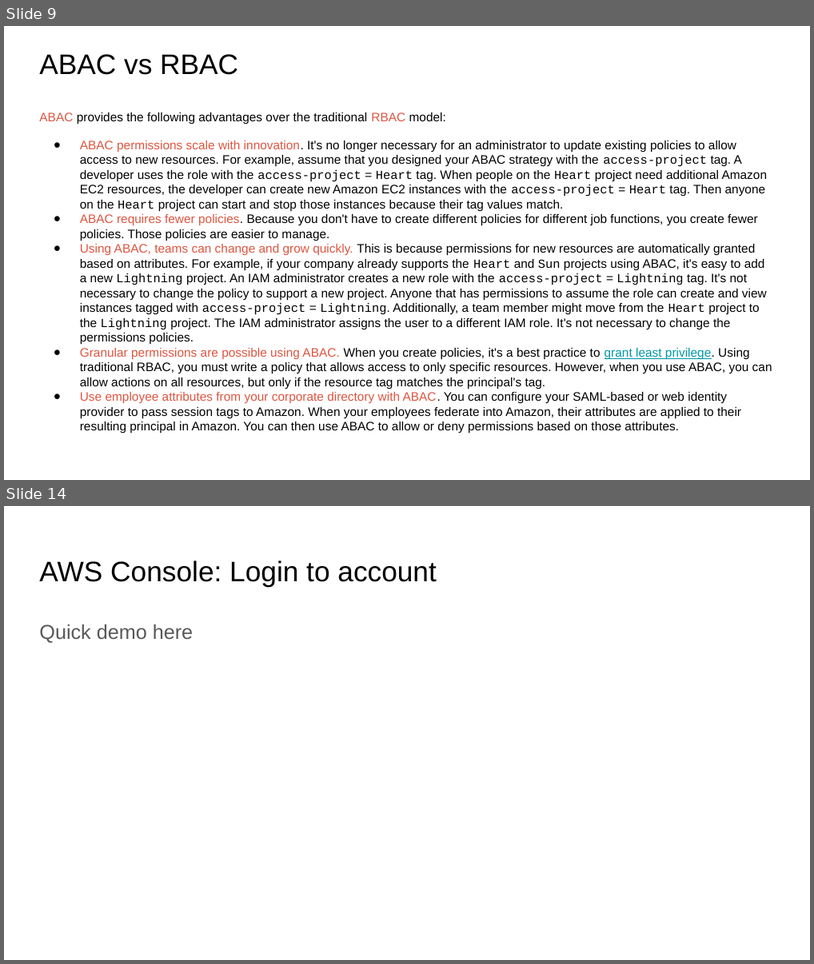
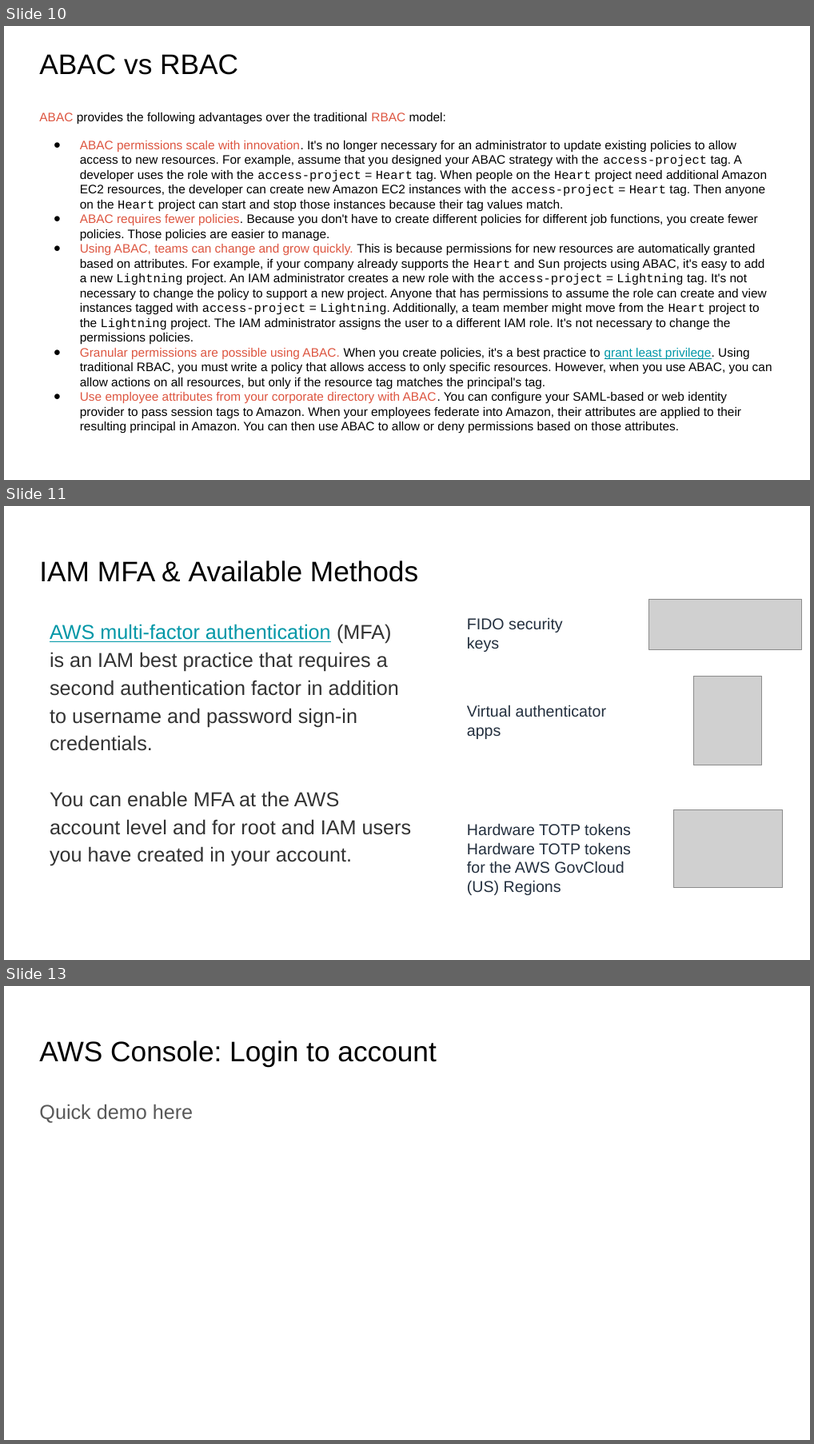
Before and after one commit to IlyaChakun/aws-iba-courses, a slide deck: lecture-materials/Security/00-iam/IAM.pptx. Shown one above the other, each under a label of ours: slides 9 and 14 before the commit, slides 10, 11 and 13 after it; the slides between them are not shown. The pictures are 814x964 and 814x1444 pixels, drawn with LibreOffice and Linux fonts; fonts in the diff are those of the drawing; grey boxes stand for pictures. Boxes give left, top, right and bottom in pixels: in the first picture for what was removed or moved away, otherwise in the second. Text is boxed around its words. In the diff, an @@ line names an element or a change of style, - is before the commit and + after.

```diff
--- a/lecture-materials/Security/00-iam/IAM.pptx
+++ b/lecture-materials/Security/00-iam/IAM.pptx
@@ slide 11 added at box(4, 506, 810, 960), background #FFFFFF @@
@@ title added at box(39, 560, 418, 582), 25.2 pt, text #000000 @@
+IAM MFA & Available Methods
@@ picture added at box(649, 599, 802, 649) @@
@@ text added at box(50, 624, 412, 866), 18 pt, text #333333 @@
+AWS multi-factor authentication (MFA) is an IAM best practice that requires a second authentication factor in addition to username and password sign-in credentials.
+You can enable MFA at the AWS account level and for root and IAM users you have created in your account.
@@ text added at box(467, 617, 563, 652), 14 pt, text #232F3E @@
+FIDO security keys
@@ picture added at box(694, 676, 762, 765) @@
@@ text added at box(467, 704, 606, 739), 14 pt, text #232F3E @@
+Virtual authenticator apps
@@ picture added at box(674, 809, 783, 887) @@
@@ text added at box(467, 823, 631, 895), 14 pt, text #232F3E @@
+Hardware TOTP tokens
+Hardware TOTP tokens for the AWS GovCloud (US) Regions
@@ what was slide 9 is now slide 10 @@
@@ what was slide 14 is now slide 13 @@
```
Also in this commit, not shown: 5 slides changed, 1 other slide added, 3 slides removed, 18 other files.
